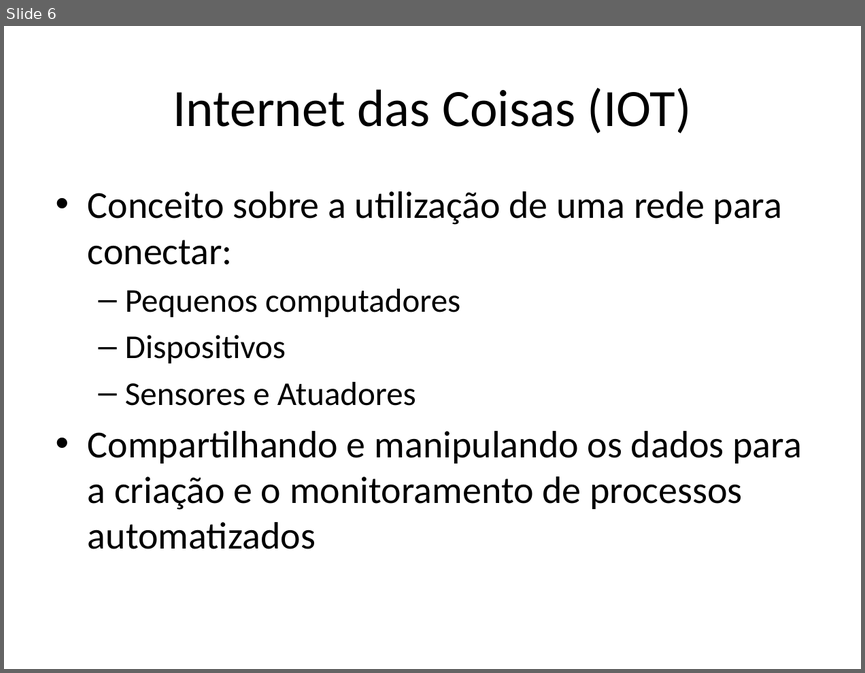
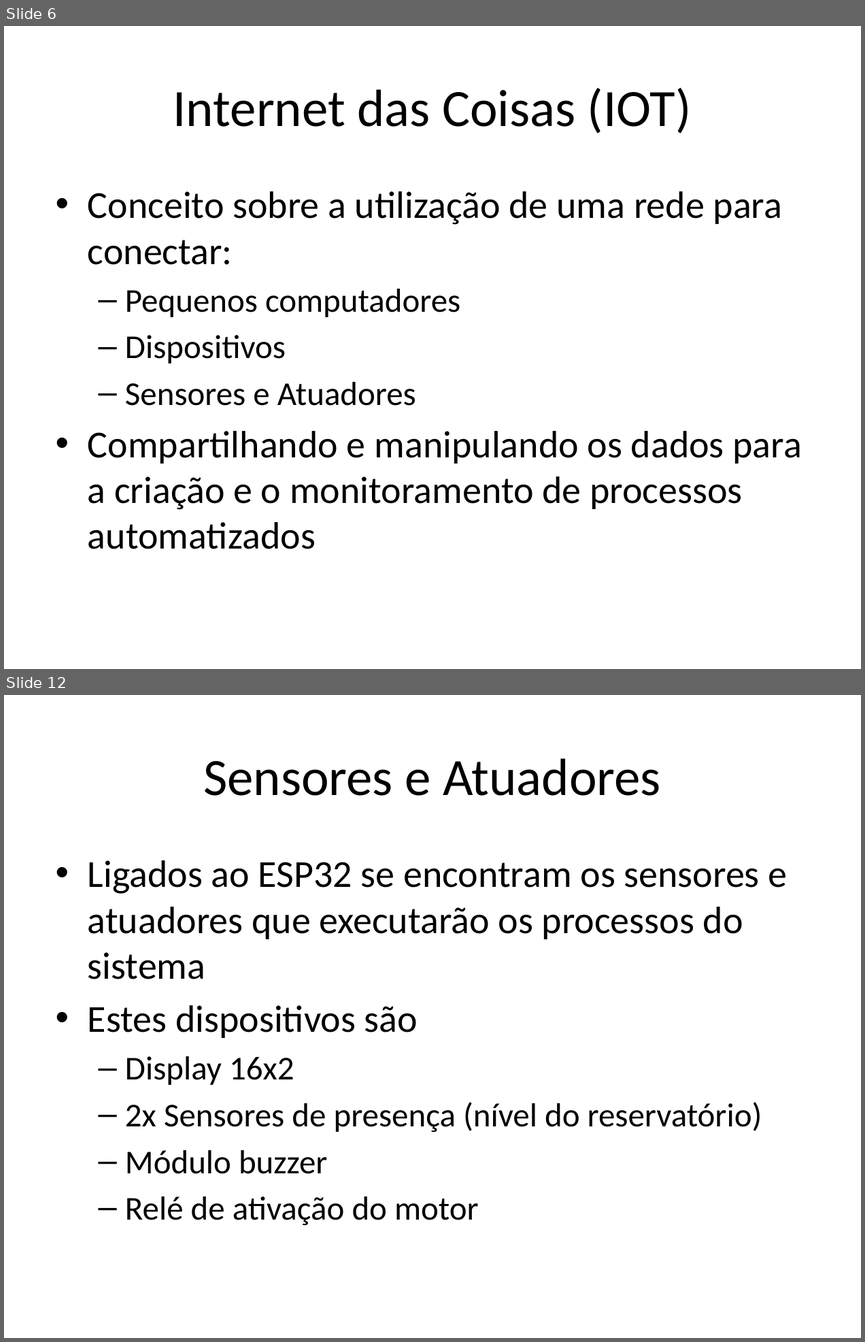
Before and after one commit to AntonioZanini/TCC-ETEC-ELO20-02, a slide deck: TCC.pptx. Shown one above the other, each under a label of ours: slide 6 before the commit, slides 6 and 12 after it; the slides between them are not shown. The pictures are 865x673 and 865x1342 pixels, drawn with LibreOffice and Linux fonts; fonts in the diff are those of the drawing. Boxes give left, top, right and bottom in pixels: in the first picture for what was removed or moved away, otherwise in the second. Text is boxed around its words. In the diff, an @@ line names an element or a change of style, - is before the commit and + after.

```diff
--- a/TCC.pptx
+++ b/TCC.pptx
@@ slide 12 added at (4,695,861,1338), background #FFFFFF @@
@@ title added at (203,758,661,796), 44 pt, text #000000 @@
+Sensores e Atuadores
@@ text added at (88,860,787,1225), 32 pt, text #000000 @@
+• Ligados ao ESP32 se encontram os sensores e atuadores que executarão os processos do sistema
+• Estes dispositivos são
+  – Display 16x2
+  – 2x Sensores de presença (nível do reservatório)
+  – Módulo buzzer
+  – Relé de ativação do motor
```
Also in this commit, not shown: 1 slide changed, 15 other slides added, 3 slides removed.
